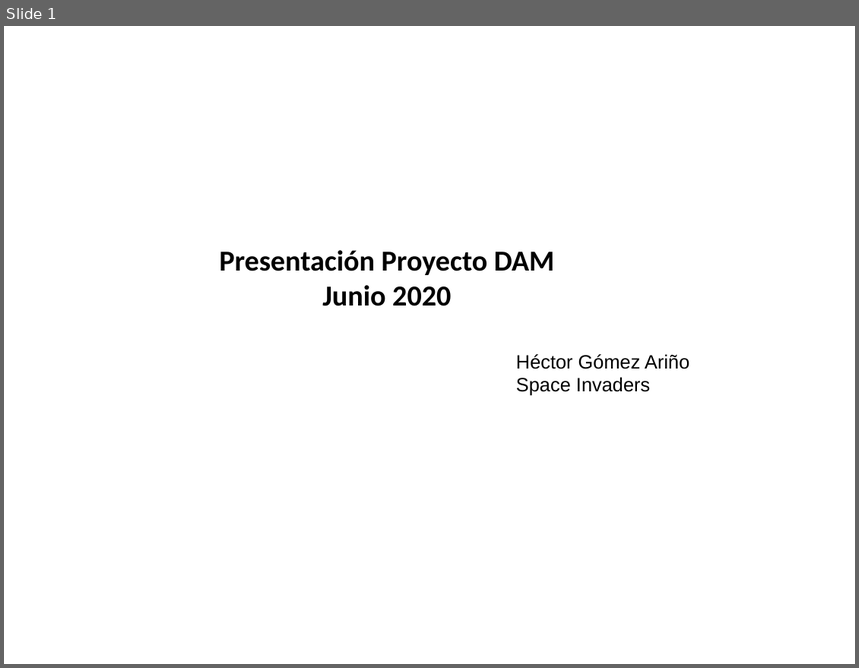
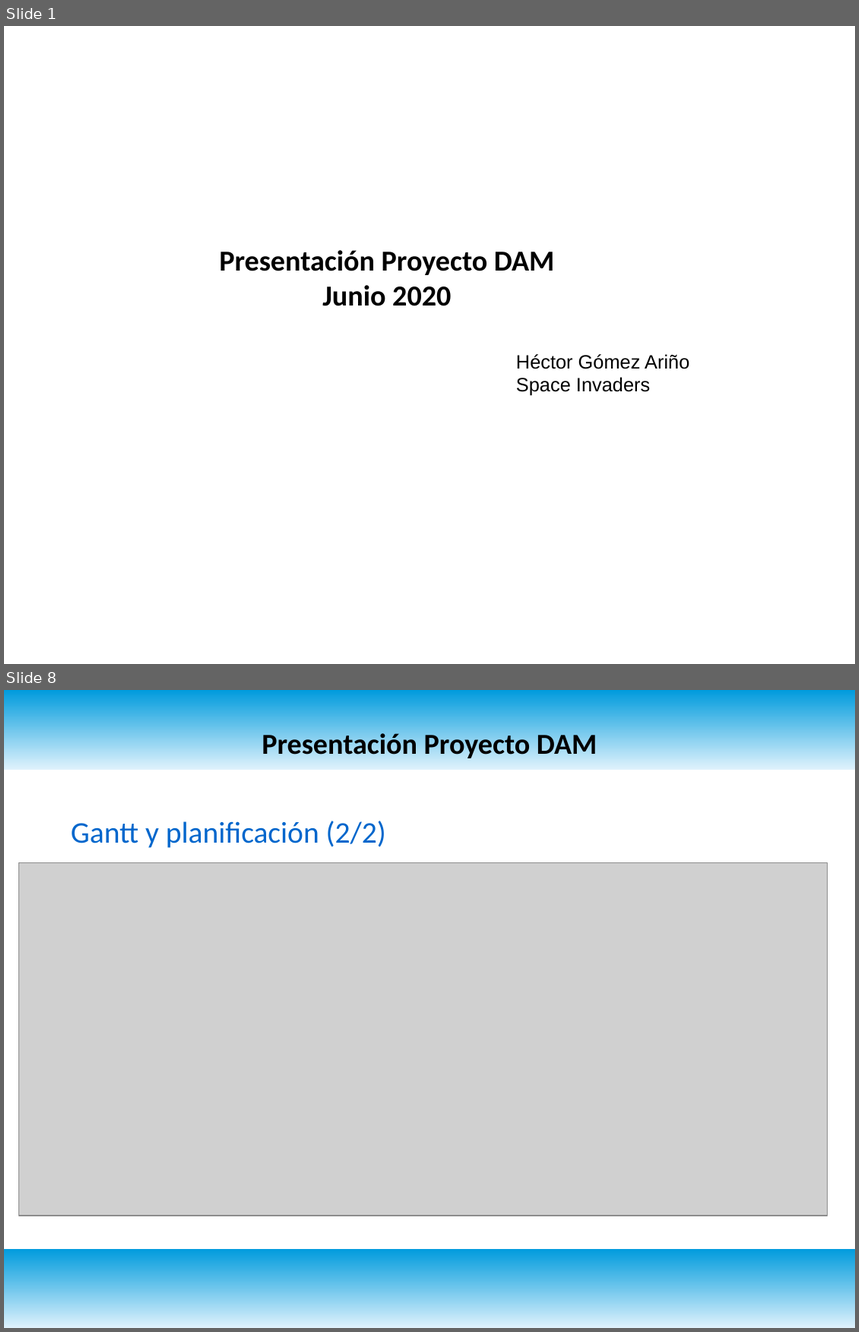
Before and after one commit to hectorgomezarino/ProyectoDAM, a slide deck: PresentaciónProyecto.odp. Shown one above the other, each under a label of ours: slide 1 before the commit, slides 1 and 8 after it; the slides between them are not shown. The pictures are 859x668 and 859x1332 pixels, drawn with LibreOffice and Linux fonts; fonts in the diff are those of the drawing; grey boxes stand for pictures; background and template pictures are left out. Boxes give left, top, right and bottom in pixels: in the first picture for what was removed or moved away, otherwise in the second. Text is boxed around its words. In the diff, an @@ line names an element or a change of style, - is before the commit and + after.

```diff
--- a/PresentaciónProyecto.odp
+++ b/PresentaciónProyecto.odp
@@ slide 8 added at box(4, 690, 855, 1328), background #FFFFFF @@
@@ rectangle added at box(4, 690, 855, 770), fill gradient #DFF2FC to #009BDD @@
@@ title added at box(262, 733, 598, 761), 27 pt, text #000000, bold @@
+Presentación Proyecto DAM
@@ text added at box(71, 821, 386, 848), 28 pt, text #0066CC @@
+Gantt y planificación (2/2)
@@ picture added at box(19, 863, 828, 1216) @@
@@ rectangle added at box(4, 1249, 855, 1328), fill gradient #DFF2FC to #009BDD @@
```
Also in this commit, not shown: 3 slides changed, 4 other slides added, 1 other file.
